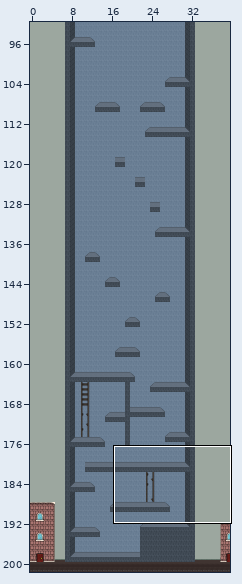
Tiled map (JSON), stored at assets/map/torre_5.json. Above, an overview of the earlier version with the close-up marked.
Close-up. Before:
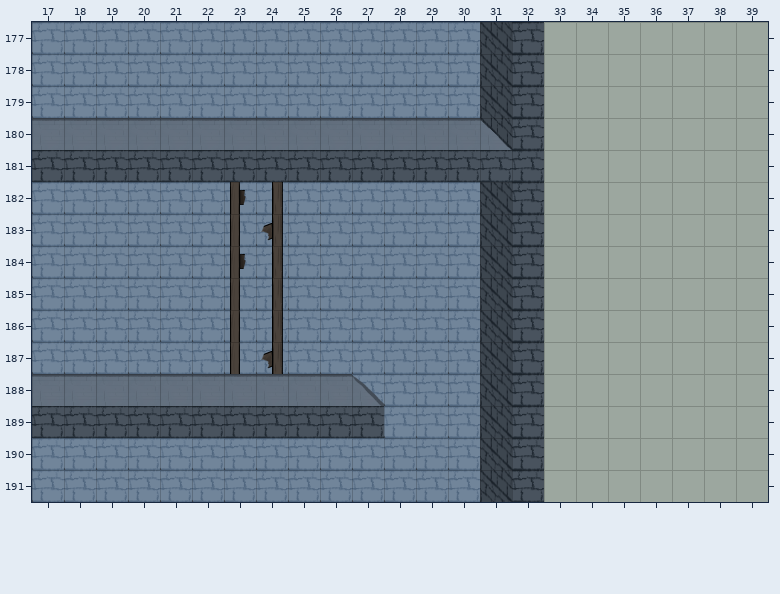
Cells are 32x32 px. Shown: x 17..39, y 177..191. The commit also changed other parts of the map, which this record leaves out.
The same view after the edit:
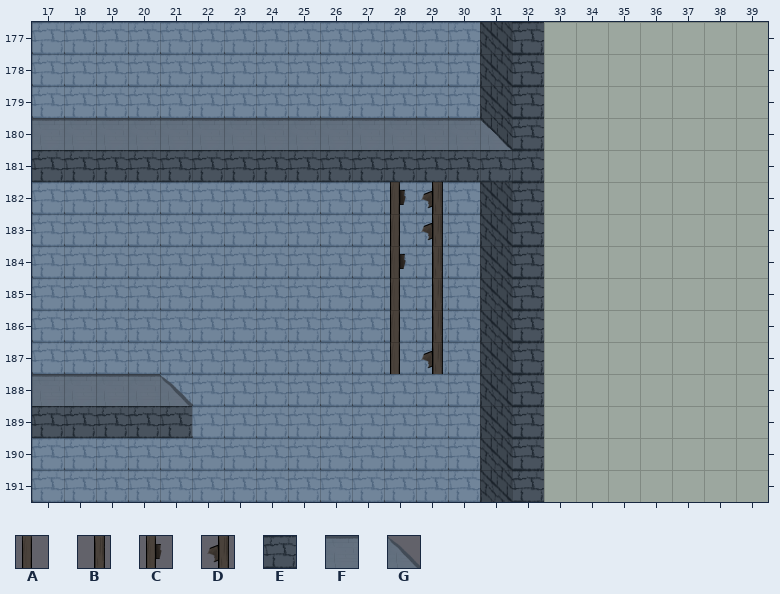
Key: from "torre5": A 2, B 3, C 4, D 5, E 14, F 15, G 19.
_ is an empty cell.
The edit:
Layer "Tower":
The edit turns tile F into tile G in row 188 at x 21.
Tile E is gone in row 189 at x 22 to 27.
Tile F is gone in row 188 at x 22 to 26.
Tile G is gone in row 188 at x 27.
Layer "Interactuable":
There is now tile A in row 183 at x 28; in rows 185 to 187 at x 28.
There is now tile B in rows 184 to 186 at x 29.
There is now tile C in row 182 at x 28; in row 184 at x 28.
There is now tile D in rows 182 to 183 at x 29; in row 187 at x 29.
Tile A is gone in row 183 at x 23; in rows 185 to 187 at x 23.
Tile B is gone in row 182 at x 24; in rows 184 to 186 at x 24.
Tile C is gone in row 182 at x 23; in row 184 at x 23.
Tile D is gone in row 183 at x 24; in row 187 at x 24.
Changed places in both close-ups, as pixel boxes (x1, y1, x2, y2):
changed: (160, 182, 443, 438)
